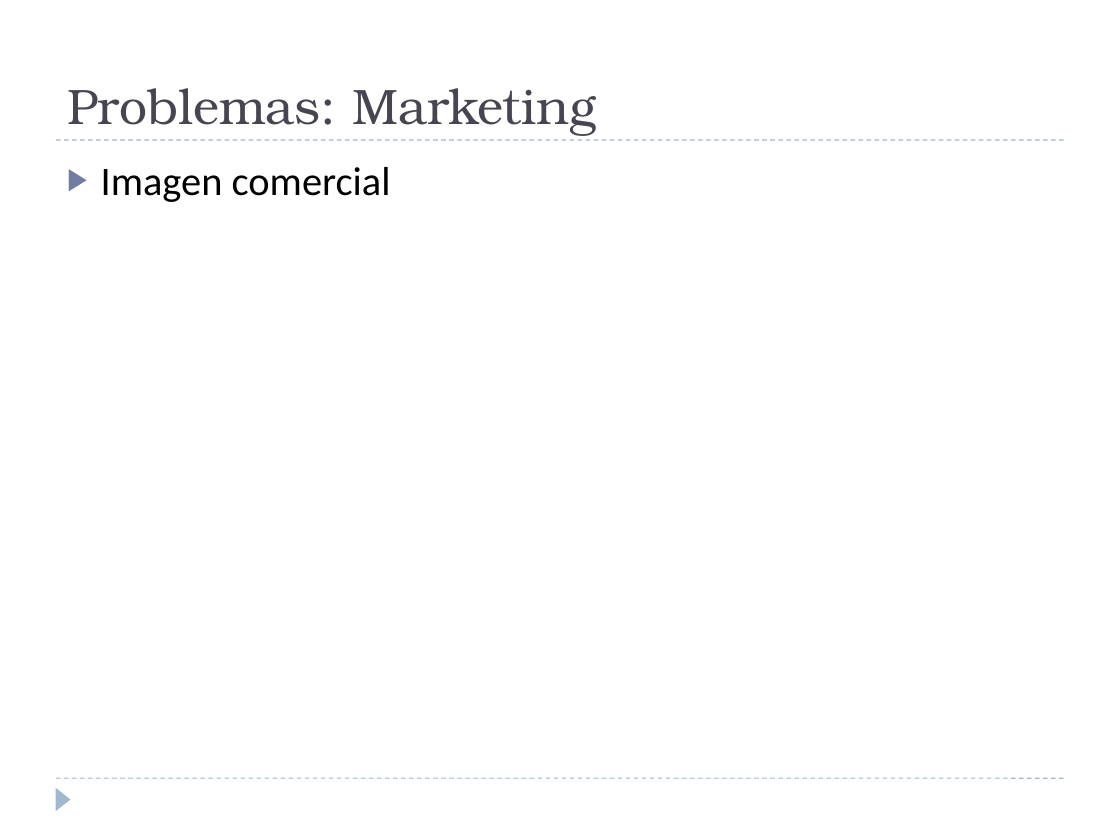
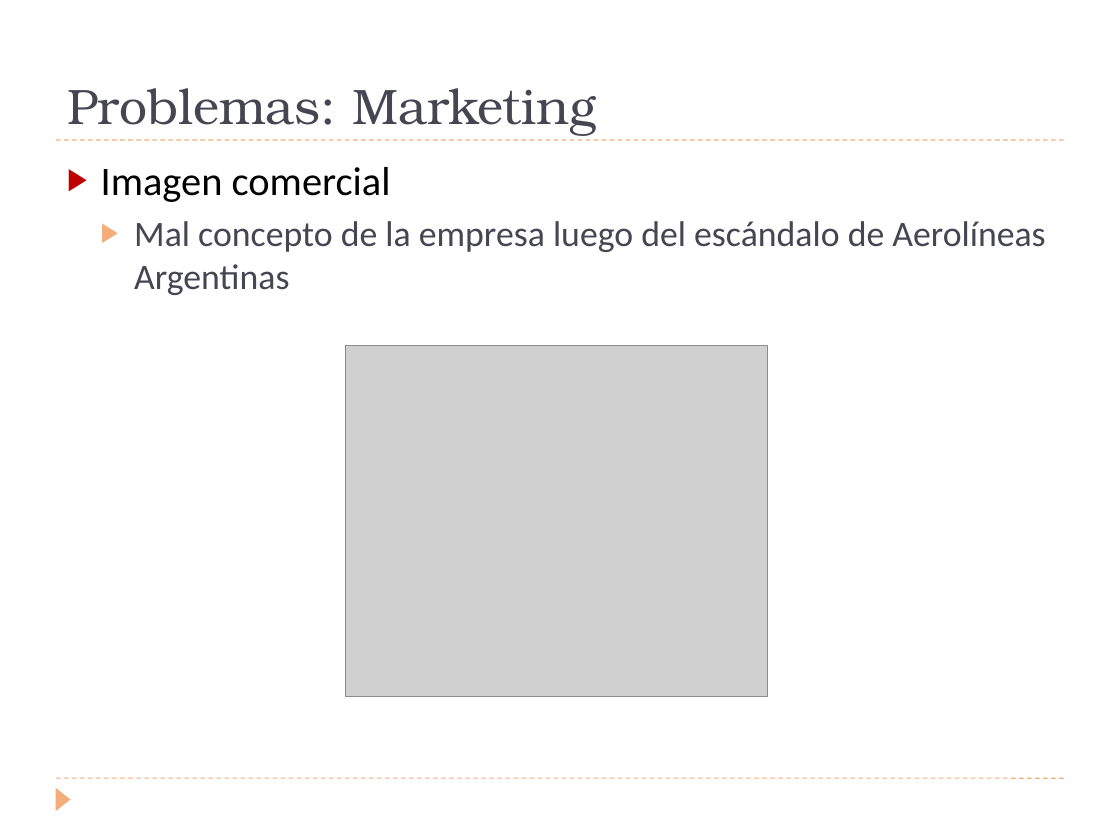
Before and after one commit to invernizzie/fiuba-grupoestrucorga, a slide deck: slide 6 of Trabajo Practico/Presentacion/Presentación1.pptx. Drawn at 1120x840 pixels with LibreOffice and Linux fonts; fonts in the diff are those of the drawing; grey boxes stand for pictures. Boxes give left, top, right and bottom in pixels: in the first picture for what was removed or moved away, otherwise in the second. Text is boxed around its words. In the diff, an @@ line names an element or a change of style, - is before the commit and + after.

```diff
--- a/Trabajo Practico/Presentacion/Presentación1.pptx
+++ b/Trabajo Practico/Presentacion/Presentación1.pptx
@@ line (56, 140) - (1064, 140): stroke #9FB8CD 0.75 pt dashed to #F2AD7A 0.75 pt dashed @@
@@ text at (134, 221, 1045, 295): paragraph added @@
+  ▶ Mal concepto de la empresa luego del escándalo de Aerolíneas Argentinas
@@ picture added at (345, 345, 767, 697) @@
@@ line (56, 778) - (1064, 778): stroke #9FB8CD 0.75 pt dashed to #F2AD7A 0.75 pt dashed @@
@@ triangle at (56, 787, 71, 811): fill #9FB8CD to #F2AD7A @@
```
Also in this commit, not shown: 5 other slides changed, 5 slides added, 1 slide removed, 3 other files.
